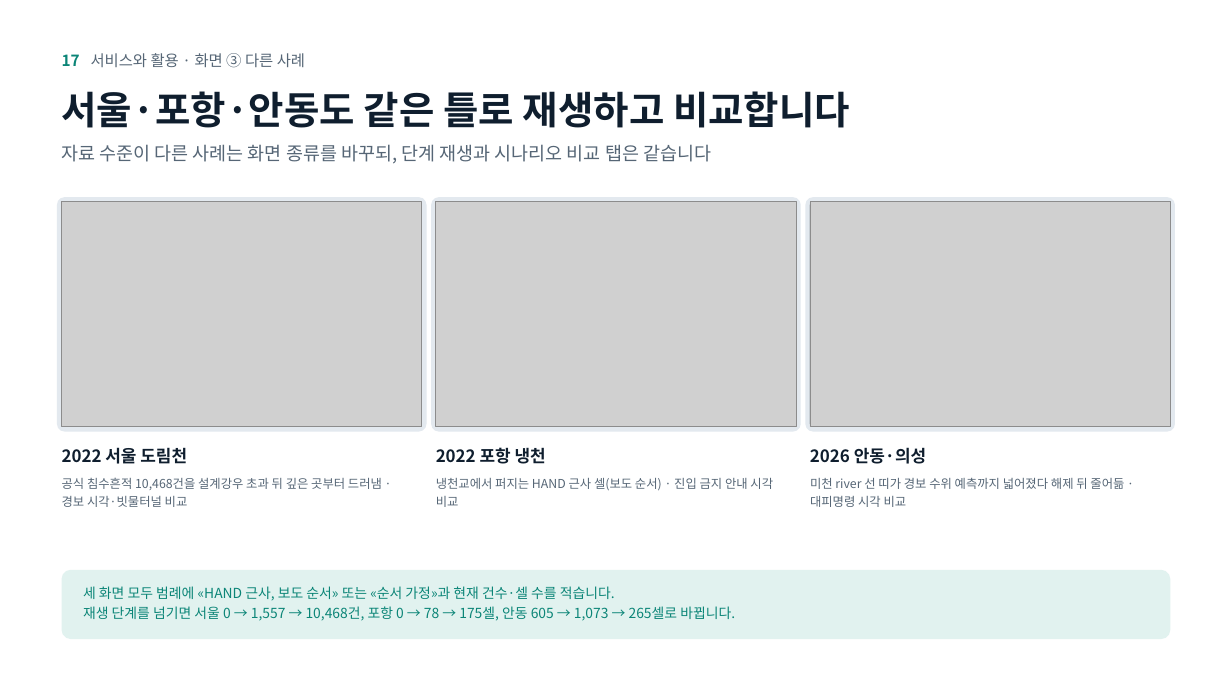
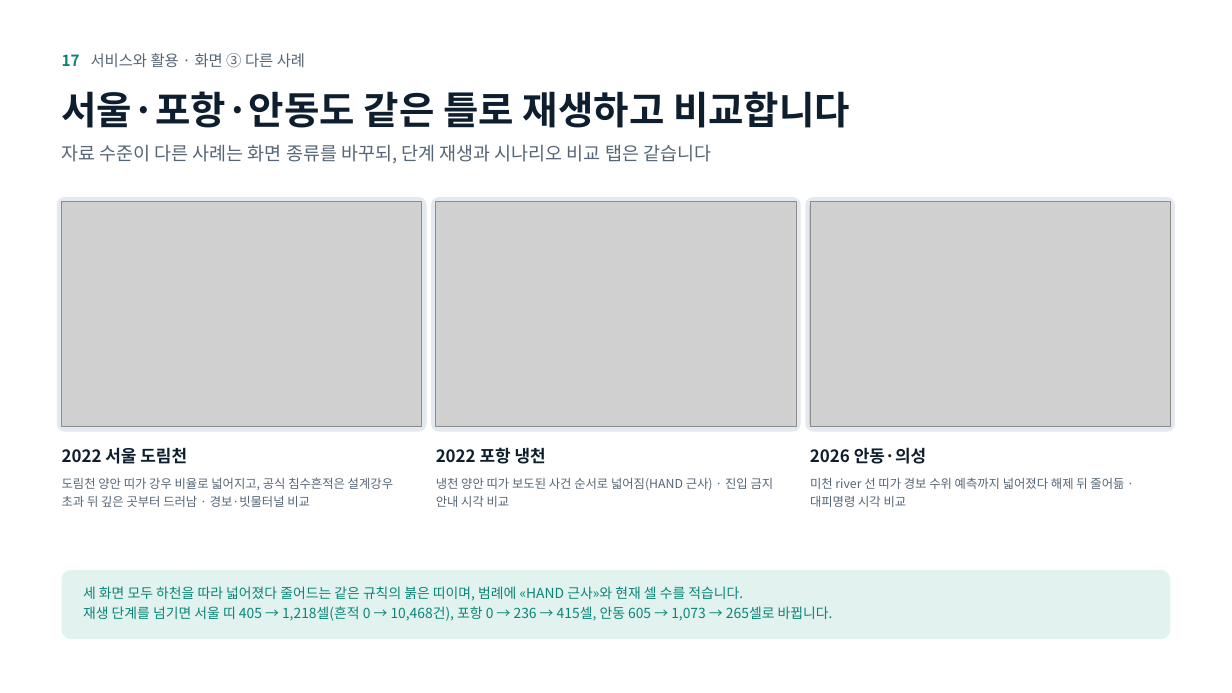
Before and after one commit to ssoyoum/Flood-Disaster-Digital-Twin, a slide deck: slide 17 of docs/presentations/FloodOps-2026-v3/FloodOps_최종발표_v3.pptx. Drawn at 1232x693 pixels with LibreOffice and Linux fonts; fonts in the diff are those of the drawing; grey boxes stand for pictures. Boxes give left, top, right and bottom in pixels: in the first picture for what was removed or moved away, otherwise in the second. Text is boxed around its words. In the diff, an @@ line names an element or a change of style, - is before the commit and + after.

Commit message:
feat(frontend): give Seoul and Pohang the same river-band stage replay as Andong
사용자가 의성(안동) 사례의 재생 시각화를 기준으로 다른 사례도 같게 해 달라고 해서, 포항과 서울의 단계별 지도를 하천 양안 띠 규칙으로 통일했습니다.

- `create_case_hand_reconstruction.py`: 세 사례 공통으로 하천 선 양안 HAND 0.25 m 이하 셀을 비율²×2 km까지 넓힘. 포항 냉천 띠 0·0·236·370·403·415셀, 서울 stream 선 띠 405·1,031·1,216·1,218셀(신림P 60분 강우 비율)
- 서울 `hand_reconstruction`·`terrain` 레이어와 `UrbanConsole` 띠 레이어·토글·범례를 추가하고, 띠가 공식 흔적 대조에서 14~16%라 근거가 아니라 도식이라는 한계를 API·DQ-012·발표자료 11장에 명시
- pytest 156, Playwright other-cases 4, build 통과. 발표자료 v3는 서울·포항 캡처와 10·11·17장 문구를 갱신해 다시 빌드

```diff
--- a/docs/presentations/FloodOps-2026-v3/FloodOps_최종발표_v3.pptx
+++ b/docs/presentations/FloodOps-2026-v3/FloodOps_최종발표_v3.pptx
@@ text at <box>62,477,393,507</box>: text changed @@
-공식 침수흔적 10,468건을 설계강우 초과 뒤 깊은 곳부터 드러냄 ·
-경보 시각·빗물터널 비교
+도림천 양안 띠가 강우 비율로 넓어지고, 공식 침수흔적은 설계강우
+초과 뒤 깊은 곳부터 드러남 · 경보·빗물터널 비교
@@ text at <box>436,478,774,507</box>: text changed @@
-냉천교에서 퍼지는 HAND 근사 셀(보도 순서) · 진입 금지 안내 시각
-비교
+냉천 양안 띠가 보도된 사건 순서로 넓어짐(HAND 근사) · 진입 금지
+안내 시각 비교
@@ text at <box>83,586,833,621</box>: text changed @@
-세 화면 모두 범례에 «HAND 근사, 보도 순서» 또는 «순서 가정»과 현재 건수·셀 수를 적습니다.
-재생 단계를 넘기면 서울 0 → 1,557 → 10,468건, 포항 0 → 78 → 175셀, 안동 605 → 1,073 → 265셀로 바뀝니다.
+세 화면 모두 하천을 따라 넓어졌다 줄어드는 같은 규칙의 붉은 띠이며, 범례에 «HAND 근사»와 현재 셀 수를 적습니다.
+재생 단계를 넘기면 서울 띠 405 → 1,218셀(흔적 0 → 10,468건), 포항 0 → 236 → 415셀, 안동 605 → 1,073 → 265셀로 바뀝니다.
```
Also in this commit, not shown: 2 other slides changed, 23 other files.
